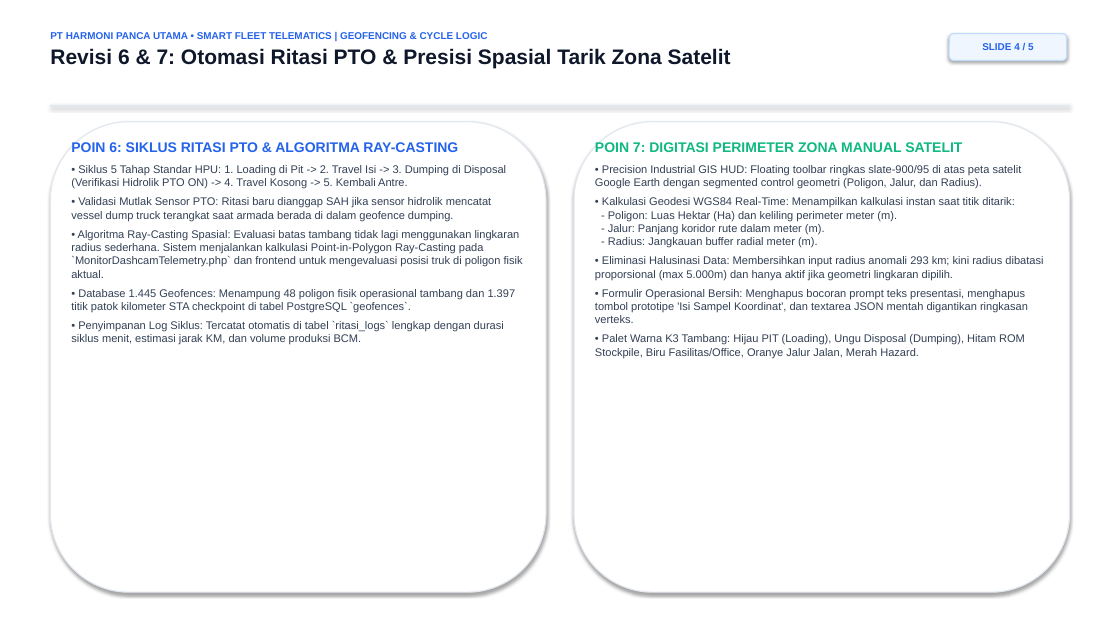
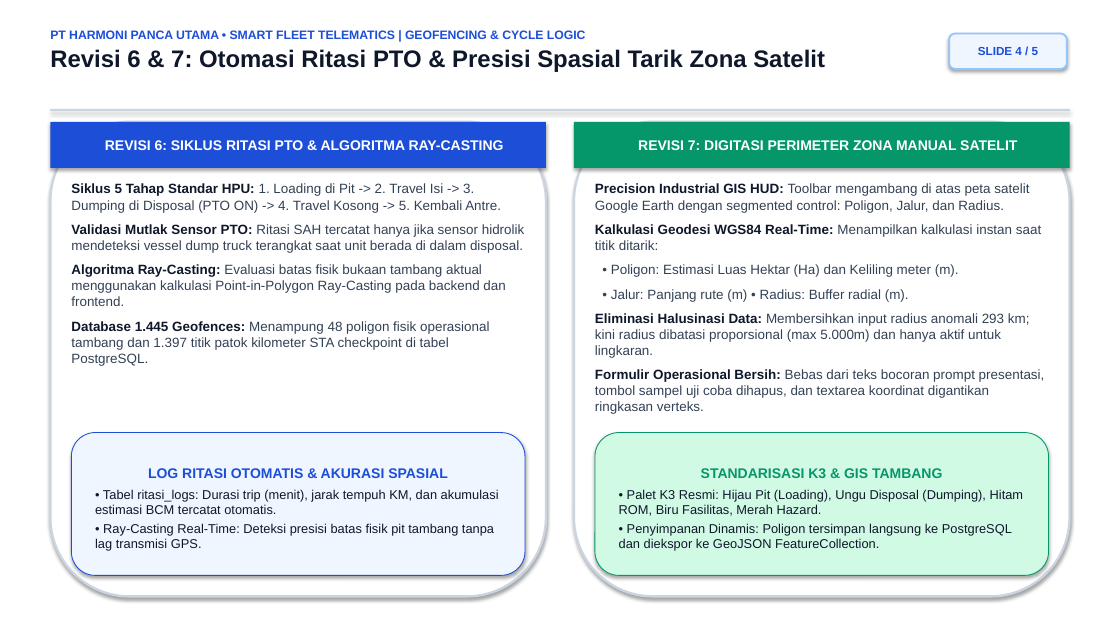
Before and after one commit to CahyaDwiSaputra/Magang-HPU, a slide deck: slide 4 of documents/Laporan_Progress_Revisi_Dashcam_HPU.pptx. Drawn at 1120x630 pixels with LibreOffice and Linux fonts; fonts in the diff are those of the drawing. Boxes give left, top, right and bottom in pixels: in the first picture for what was removed or moved away, otherwise in the second. Text is boxed around its words. In the diff, an @@ line names an element or a change of style, - is before the commit and + after.

Commit message:
style: polish executive 5-slide presentation with bold lead-ins, WCAG AAA contrast, and zero layout collision

```diff
--- a/documents/Laporan_Progress_Revisi_Dashcam_HPU.pptx
+++ b/documents/Laporan_Progress_Revisi_Dashcam_HPU.pptx
@@ text "PT HARMONI PANCA UTAMA • ..." at (50, 30, 825, 72): size 8.5 to 10.5 pt, text colour #2563EB to #1D4ED8 in "PT HARMONI PANCA UTAMA • SMART FLEET ..."; size 18 to 20.5 pt in "Revisi 6 & 7: Otomasi Ritasi PTO ..." @@
@@ rounded rectangle "SLIDE 4 / 5": place and size @@
-rounded rectangle "SLIDE 4 / 5" at (949, 34, 1067, 60)
+rounded rectangle "SLIDE 4 / 5" at (949, 34, 1067, 69)
@@ rounded rectangle "SLIDE 4 / 5" at (949, 34, 1067, 69): size 8.5 to 10 pt, text colour #2563EB to #1D4ED8; outline #BFDBFE 1 pt to #93C5FD 1.5 pt @@
@@ rectangle: place and size @@
-rectangle at (50, 105, 1070, 106)
+rectangle at (50, 109, 1070, 111)
@@ rectangle at (50, 109, 1070, 111): fill #E2E8F0 to #CBD5E1; outline #E2E8F0 0.75 pt to #CBD5E1 0.75 pt @@
@@ rounded rectangle: place and size @@
-rounded rectangle at (50, 122, 546, 592)
+rounded rectangle at (50, 122, 546, 597)
@@ rounded rectangle at (50, 122, 546, 597): outline #E2E8F0 1 pt to #CBD5E1 2 pt @@
@@ rectangle added at (50, 122, 546, 168), fill #1D4ED8, 12 pt, text #FFFFFF, bold @@
+REVISI 6: SIKLUS RITASI PTO & ALGORITMA RAY-CASTING
@@ rounded rectangle at (574, 122, 1070, 597): outline #E2E8F0 1 pt to #CBD5E1 2 pt @@
@@ rounded rectangle: place and size @@
-rounded rectangle at (574, 122, 1070, 592)
+rounded rectangle at (574, 122, 1070, 597)
@@ rectangle added at (574, 122, 1070, 168), fill #059669, 12 pt, text #FFFFFF, bold @@
+REVISI 7: DIGITASI PERIMETER ZONA MANUAL SATELIT
@@ text at (71, 183, 525, 366): text changed; size 9.5 to 11.5 pt @@
-POIN 6: SIKLUS RITASI PTO & ALGORITMA RAY-CASTING
-• Siklus 5 Tahap Standar HPU: 1. Loading di Pit -> 2. Travel Isi -> 3. Dumping di Disposal (Verifikasi Hidrolik PTO ON) -> 4. Travel Kosong -> 5. Kembali Antre.
-• Validasi Mutlak Sensor PTO: Ritasi baru dianggap SAH jika sensor hidrolik mencatat vessel dump truck terangkat saat armada berada di dalam geofence dumping.
-• Algoritma Ray-Casting Spasial: Evaluasi batas tambang tidak lagi menggunakan lingkaran radius sederhana. Sistem menjalankan kalkulasi Point-in-Polygon Ray-Casting pada `MonitorDashcamTelemetry.php` dan frontend untuk mengevaluasi posisi truk di poligon fisik aktual.
-• Database 1.445 Geofences: Menampung 48 poligon fisik operasional tambang dan 1.397 titik patok kilometer STA checkpoint di tabel PostgreSQL `geofences`.
-• Penyimpanan Log Siklus: Tercatat otomatis di tabel `ritasi_logs` lengkap dengan durasi siklus menit, estimasi jarak KM, dan volume produksi BCM.
+Siklus 5 Tahap Standar HPU: 1. Loading di Pit -> 2. Travel Isi -> 3. Dumping di Disposal (PTO ON) -> 4. Travel Kosong -> 5. Kembali Antre.
+Validasi Mutlak Sensor PTO: Ritasi SAH tercatat hanya jika sensor hidrolik mendeteksi vessel dump truck terangkat saat unit berada di dalam disposal.
+Algoritma Ray-Casting: Evaluasi batas fisik bukaan tambang aktual menggunakan kalkulasi Point-in-Polygon Ray-Casting pada backend dan frontend.
+Database 1.445 Geofences: Menampung 48 poligon fisik operasional tambang dan 1.397 titik patok kilometer STA checkpoint di tabel PostgreSQL.
@@ text at (595, 183, 1045, 414): text changed; size 9.5 to 11.5 pt @@
-POIN 7: DIGITASI PERIMETER ZONA MANUAL SATELIT
-• Precision Industrial GIS HUD: Floating toolbar ringkas slate-900/95 di atas peta satelit Google Earth dengan segmented control geometri (Poligon, Jalur, dan Radius).
-• Kalkulasi Geodesi WGS84 Real-Time: Menampilkan kalkulasi instan saat titik ditarik:
-- Poligon: Luas Hektar (Ha) dan keliling perimeter meter (m).
-- Jalur: Panjang koridor rute dalam meter (m).
-- Radius: Jangkauan buffer radial meter (m).
-• Eliminasi Halusinasi Data: Membersihkan input radius anomali 293 km; kini radius dibatasi proporsional (max 5.000m) dan hanya aktif jika geometri lingkaran dipilih.
-• Formulir Operasional Bersih: Menghapus bocoran prompt teks presentasi, menghapus tombol prototipe 'Isi Sampel Koordinat', dan textarea JSON mentah digantikan ringkasan verteks.
-• Palet Warna K3 Tambang: Hijau PIT (Loading), Ungu Disposal (Dumping), Hitam ROM Stockpile, Biru Fasilitas/Office, Oranye Jalur Jalan, Merah Hazard.
+Precision Industrial GIS HUD: Toolbar mengambang di atas peta satelit Google Earth dengan segmented control: Poligon, Jalur, dan Radius.
+Kalkulasi Geodesi WGS84 Real-Time: Menampilkan kalkulasi instan saat titik ditarik:
+• Poligon: Estimasi Luas Hektar (Ha) dan Keliling meter (m).
+• Jalur: Panjang rute (m) • Radius: Buffer radial (m).
+Eliminasi Halusinasi Data: Membersihkan input radius anomali 293 km; kini radius dibatasi proporsional (max 5.000m) dan hanya aktif untuk lingkaran.
+Formulir Operasional Bersih: Bebas dari teks bocoran prompt presentasi, tombol sampel uji coba dihapus, dan textarea koordinat digantikan ringkasan verteks.
@@ rounded rectangle added at (71, 433, 525, 576), fill #EFF6FF, outline #1D4ED8 0.75 pt, 11 pt, text #0F172A @@
+LOG RITASI OTOMATIS & AKURASI SPASIAL
+• Tabel ritasi_logs: Durasi trip (menit), jarak tempuh KM, dan akumulasi estimasi BCM tercatat otomatis.
+• Ray-Casting Real-Time: Deteksi presisi batas fisik pit tambang tanpa lag transmisi GPS.
@@ rounded rectangle added at (595, 433, 1049, 576), fill #D1FAE5, outline #059669 0.75 pt, 11 pt, text #0F172A @@
+STANDARISASI K3 & GIS TAMBANG
+• Palet K3 Resmi: Hijau Pit (Loading), Ungu Disposal (Dumping), Hitam ROM, Biru Fasilitas, Merah Hazard.
+• Penyimpanan Dinamis: Poligon tersimpan langsung ke PostgreSQL dan diekspor ke GeoJSON FeatureCollection.
```
Also in this commit, not shown: 4 other slides changed, 1 other file.
